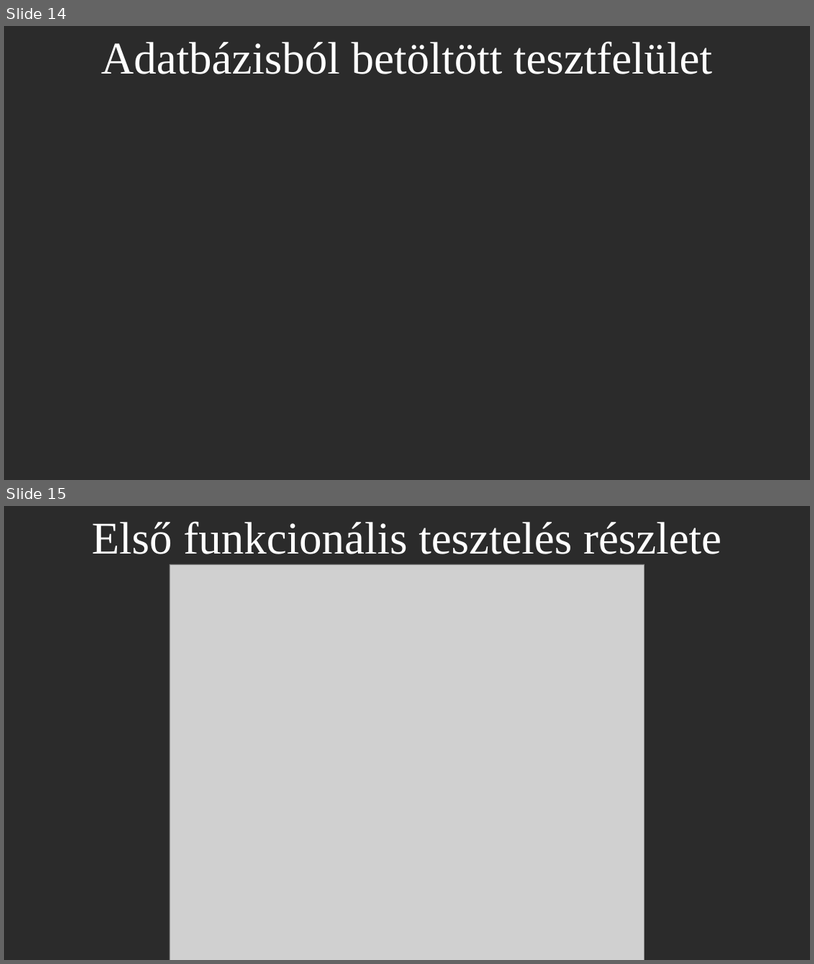
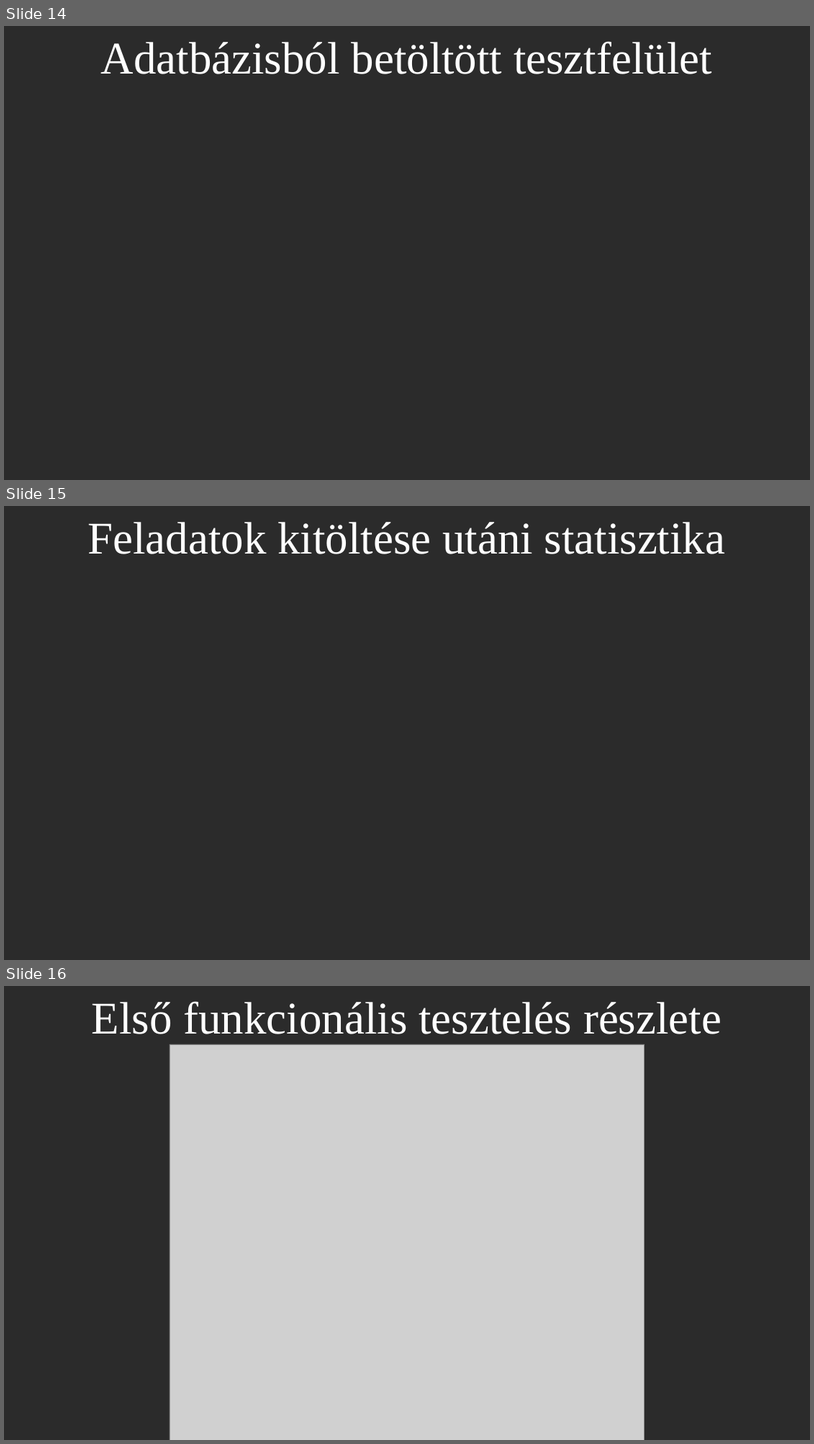
Before and after one commit to zsolti6/Erettsegizzunk, a slide deck: erettsegizzunk.pptx. Shown one above the other, each under a label of ours: slides 14 and 15 before the commit, slides 14, 15 and 16 after it. The pictures are 814x964 and 814x1444 pixels, drawn with LibreOffice and Linux fonts; fonts in the diff are those of the drawing; grey boxes stand for pictures; background and template pictures are left out; a plain dark background stands for a picture behind light text. Boxes give left, top, right and bottom in pixels: in the first picture for what was removed or moved away, otherwise in the second. Text is boxed around its words. In the diff, an @@ line names an element or a change of style, - is before the commit and + after.

```diff
--- a/erettsegizzunk.pptx
+++ b/erettsegizzunk.pptx
@@ slide 15 added at box(4, 506, 810, 960), background picture (left out) @@
@@ title added at box(88, 522, 725, 554), 54 pt, text #FFFFFF @@
+Feladatok kitöltése utáni statisztika
@@ what was slide 15 is now slide 16 @@
```
Also in this commit, not shown: 2 other files.
